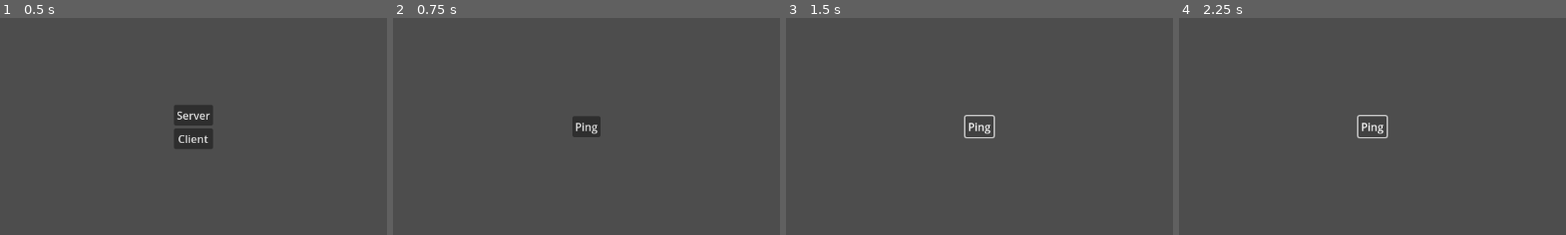
Above: before the commit, frames 1-4 (left to right).
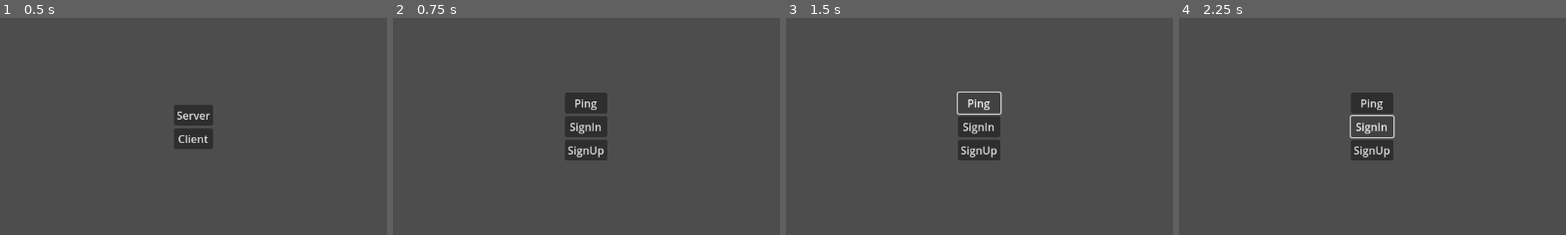
Above: after the commit, the same moments.

Repository: matheusoreis/gmmo
Game: Godot game, scene res://boot.tscn
Same seed, same stepped clock (60 frames per second), same inputs: the game is played once before the commit and once after it.
Inputs (mouse positions are % of the whole screen's width and height, from its top left):
- Up to frame 1 (0.5 s): no input
- Up to frame 2 (0.75 s): click "Client" at 0.5 s
- Up to frame 3 (1.5 s): click "Ping" at 1.25 s
- Up to frame 4 (2.25 s): click (50, 50) at 2 s, where only the run after the commit has a clickable "SignIn"
The pictures show only the part of the screen within x 25-75%, y 25-75%; the shares and areas given below are measured in that part.

Frame 1 is identical in both runs. In frame 2, 2.4% of the frame differs, in the area x 44-56%, y 34-66%; in frame 3, 1.9%; in frame 4, 2.3%.

Commit message:
Pacotes de login e cadastro temporários

Diff:
--- a/client/client.gd
+++ b/client/client.gd
@@ -56,5 +56,20 @@
 	client.disconnect_from_server()
 
 
-func _on_button_pressed() -> void:
+func _on_ping_pressed() -> void:
 	send(Packets.PING, {})
+
+
+func _on_sign_in_pressed() -> void:
+	send(Packets.SIGN_IN, {
+		"username": "matheus",
+		"password": "matheus"
+	})
+
+
+func _on_sign_up_pressed() -> void:
+	send(Packets.SIGN_UP, {
+		"username": "matheus",
+		"password": "matheus",
+		"re_password": "matheus"
+	})
--- a/client/client.tscn
+++ b/client/client.tscn
@@ -1,7 +1,9 @@
-[gd_scene load_steps=3 format=3 uid="uid://dmxnu8fggfre7"]
+[gd_scene load_steps=5 format=3 uid="uid://dmxnu8fggfre7"]
 
 [ext_resource type="Script" uid="uid://dpklkm3laqfd7" path="res://client/client.gd" id="1_6t3qf"]
 [ext_resource type="PackedScene" uid="uid://c82b213k6h3kk" path="res://client/network/handlers/ping/ping.tscn" id="2_gdxsl"]
+[ext_resource type="PackedScene" uid="uid://b81cc6y7lw4ut" path="res://client/network/handlers/sign_in/sign_in.tscn" id="3_7kp2r"]
+[ext_resource type="PackedScene" uid="uid://o476euo87dl1" path="res://client/network/handlers/sign_up/sign_up.tscn" id="4_sjp5b"]
 
 [node name="Client" type="Node"]
 script = ExtResource("1_6t3qf")
@@ -10,6 +12,12 @@
 unique_name_in_owner = true
 
 [node name="Ping" parent="Handlers" node_paths=PackedStringArray("client") instance=ExtResource("2_gdxsl")]
+client = NodePath("../..")
+
+[node name="SignIn" parent="Handlers" node_paths=PackedStringArray("client") instance=ExtResource("3_7kp2r")]
+client = NodePath("../..")
+
+[node name="SignUp" parent="Handlers" node_paths=PackedStringArray("client") instance=ExtResource("4_sjp5b")]
 client = NodePath("../..")
 
 [node name="Manu" type="CanvasLayer" parent="."]
@@ -21,8 +29,21 @@
 grow_horizontal = 2
 grow_vertical = 2
 
-[node name="Button" type="Button" parent="Manu/Center"]
+[node name="VBox" type="VBoxContainer" parent="Manu/Center"]
+layout_mode = 2
+
+[node name="Ping" type="Button" parent="Manu/Center/VBox"]
 layout_mode = 2
 text = "Ping"
 
-[connection signal="pressed" from="Manu/Center/Button" to="." method="_on_button_pressed"]
+[node name="SignIn" type="Button" parent="Manu/Center/VBox"]
+layout_mode = 2
+text = "SignIn"
+
+[node name="SignUp" type="Button" parent="Manu/Center/VBox"]
+layout_mode = 2
+text = "SignUp"
+
+[connection signal="pressed" from="Manu/Center/VBox/Ping" to="." method="_on_ping_pressed"]
+[connection signal="pressed" from="Manu/Center/VBox/SignIn" to="." method="_on_sign_in_pressed"]
+[connection signal="pressed" from="Manu/Center/VBox/SignUp" to="." method="_on_sign_up_pressed"]
--- /dev/null
+++ b/client/network/handlers/sign_in/sign_in.gd
@@ -0,0 +1,23 @@
+extends Node
+
+
+@export var client: Client
+
+
+func _enter_tree() -> void:
+	if not client:
+		return
+
+	client.register_handlers([
+		[Packets.SIGN_IN, _handle_sign_in],
+	])
+
+
+func _handle_sign_in(data: Dictionary) -> void:
+	if data.get("success", false):
+		print("[CLIENT] Login realizado com sucesso!")
+		var account = data.get("account", {})
+		print("ID:", account.get("id", -1))
+		print("Username:", account.get("username", ""))
+	else:
+		print("[CLIENT] Falha no login:", data.get("error", "Desconhecido"))
--- /dev/null
+++ b/client/network/handlers/sign_in/sign_in.tscn
@@ -0,0 +1,6 @@
+[gd_scene load_steps=2 format=3 uid="uid://b81cc6y7lw4ut"]
+
+[ext_resource type="Script" uid="uid://7vy74nesv7t8" path="res://client/network/handlers/sign_in/sign_in.gd" id="1_q20uf"]
+
+[node name="SignIn" type="Node"]
+script = ExtResource("1_q20uf")
--- /dev/null
+++ b/client/network/handlers/sign_up/sign_up.gd
@@ -0,0 +1,23 @@
+extends Node
+
+
+@export var client: Client
+
+
+func _enter_tree() -> void:
+	if not client:
+		return
+
+	client.register_handlers([
+		[Packets.SIGN_UP, _handle_sign_up],
+	])
+
+
+func _handle_sign_up(data: Dictionary) -> void:
+	if data.get("success", false):
+		print("[CLIENT] Cadastro realizado com sucesso!")
+		var account = data.get("account", {})
+		print("ID:", account.get("id", -1))
+		print("Username:", account.get("username", ""))
+	else:
+		print("[CLIENT] Falha no cadastro:", data.get("error", "Desconhecido"))
--- /dev/null
+++ b/client/network/handlers/sign_up/sign_up.tscn
@@ -0,0 +1,6 @@
+[gd_scene load_steps=2 format=3 uid="uid://o476euo87dl1"]
+
+[ext_resource type="Script" uid="uid://bdb85j238tqe3" path="res://client/network/handlers/sign_up/sign_up.gd" id="1_gke3w"]
+
+[node name="SignUp" type="Node"]
+script = ExtResource("1_gke3w")
--- a/server/network/handlers/ping/ping.gd
+++ b/server/network/handlers/ping/ping.gd
@@ -14,4 +14,7 @@
 
 
 func _handle_ping(peer: ENetPacketPeer, _data: Dictionary) -> void:
-	print("Recebendo ping de cliente %d!" % peer.get_instance_id())
+	server.send_to(peer, {
+		"id": Packets.PING,
+		"args": {}
+	})
--- /dev/null
+++ b/server/network/handlers/sign_in/sign_in.gd
@@ -0,0 +1,45 @@
+extends Node
+
+
+@export var server: Server
+
+
+func _enter_tree() -> void:
+	if not server:
+		return
+
+	server.register_handlers([
+		[Packets.SIGN_IN, _handle_sign_in]
+	])
+
+
+func _handle_sign_in(peer: ENetPacketPeer, data: Dictionary) -> void:
+	var username: String = data.get("username", "")
+	var password: String = data.get("password", "")
+
+	var account = null
+	for acc in Database.select_all_accounts():
+		if acc["username"] == username and acc["password"] == password:
+			account = acc
+			break
+
+	if account == null:
+		server.send_to(peer, {
+			"id": Packets.SIGN_IN,
+			"args": {
+				"success": false,
+				"error": "Invalid username or password"
+			}
+		})
+		return
+
+	server.send_to(peer, {
+		"id": Packets.SIGN_IN,
+		"args": {
+			"success": true,
+			"account": {
+				"id": account["id"],
+				"username": account["username"],
+			}
+		}
+	})
--- /dev/null
+++ b/server/network/handlers/sign_in/sign_in.tscn
@@ -0,0 +1,6 @@
+[gd_scene load_steps=2 format=3 uid="uid://bm2xn0mitymrk"]
+
+[ext_resource type="Script" uid="uid://cbjoc54sh4qm3" path="res://server/network/handlers/sign_in/sign_in.gd" id="1_1is6v"]
+
+[node name="SignIn" type="Node"]
+script = ExtResource("1_1is6v")
--- /dev/null
+++ b/server/network/handlers/sign_up/sign_up.gd
@@ -0,0 +1,69 @@
+extends Node
+
+
+@export var server: Server
+
+
+func _enter_tree() -> void:
+	if not server:
+		return
+
+	server.register_handlers([
+		[Packets.SIGN_UP, _handle_sign_up]
+	])
+
+
+func _handle_sign_up(peer: ENetPacketPeer, data: Dictionary) -> void:
+	var username: String = data.get("username", "")
+	var password: String = data.get("password", "")
+	var re_password: String = data.get("re_password", "")
+
+	if username.is_empty() or password.is_empty():
+		server.send_to(peer, {
+			"id": Packets.SIGN_UP,
+			"args": {
+				"success": false,
+				"error": "Username and password are required"
+			}
+		})
+		return
+
+	if password != re_password:
+		server.send_to(peer, {
+			"id": Packets.SIGN_UP,
+			"args": {
+				"success": false,
+				"error": "Passwords do not match"
+			}
+		})
+		return
+
+	for acc in Database.select_all_accounts():
+		if acc["username"] == username:
+			server.send_to(peer, {
+				"id": Packets.SIGN_UP,
+				"args": {
+					"success": false,
+					"error": "Username already exists"
+				}
+			})
+			return
+
+	var new_account = {
+		"username": username,
+		"password": password,
+	}
+	var new_id = Database.insert_account(new_account)
+
+	var account = Database.get_account(new_id)
+
+	server.send_to(peer, {
+		"id": Packets.SIGN_UP,
+		"args": {
+			"success": true,
+			"account": {
+				"id": account["id"],
+				"username": account["username"]
+			}
+		}
+	})
--- /dev/null
+++ b/server/network/handlers/sign_up/sign_up.tscn
@@ -0,0 +1,6 @@
+[gd_scene load_steps=2 format=3 uid="uid://c0u1u3bdff1df"]
+
+[ext_resource type="Script" uid="uid://cccmm4px3hrwv" path="res://server/network/handlers/sign_up/sign_up.gd" id="1_lgnuc"]
+
+[node name="SignUp" type="Node"]
+script = ExtResource("1_lgnuc")
--- a/server/server.tscn
+++ b/server/server.tscn
@@ -1,10 +1,12 @@
-[gd_scene load_steps=6 format=3 uid="uid://2y1pma657yky"]
+[gd_scene load_steps=8 format=3 uid="uid://2y1pma657yky"]
 
 [ext_resource type="Script" uid="uid://dx87dm5qwum7x" path="res://server/server.gd" id="1_pcfvm"]
 [ext_resource type="PackedScene" uid="uid://cbdjw714no2m6" path="res://server/network/handlers/ping/ping.tscn" id="2_0wvpq"]
 [ext_resource type="PackedScene" uid="uid://rdm6ecg1r0xn" path="res://server/modules/account/account.tscn" id="3_87v45"]
 [ext_resource type="PackedScene" uid="uid://d3jdjfex7o3dl" path="res://server/modules/actor/actor.tscn" id="4_it51r"]
 [ext_resource type="PackedScene" uid="uid://hn8lfo4xbik7" path="res://server/modules/map/map.tscn" id="5_c0gbm"]
+[ext_resource type="PackedScene" uid="uid://bm2xn0mitymrk" path="res://server/network/handlers/sign_in/sign_in.tscn" id="6_87v45"]
+[ext_resource type="PackedScene" uid="uid://c0u1u3bdff1df" path="res://server/network/handlers/sign_up/sign_up.tscn" id="7_it51r"]
 
 [node name="Server" type="Node"]
 script = ExtResource("1_pcfvm")
@@ -23,3 +25,9 @@
 
 [node name="Ping" parent="Handlers" node_paths=PackedStringArray("server") instance=ExtResource("2_0wvpq")]
 server = NodePath("../..")
+
+[node name="SignIn" parent="Handlers" node_paths=PackedStringArray("server") instance=ExtResource("6_87v45")]
+server = NodePath("../..")
+
+[node name="SignUp" parent="Handlers" node_paths=PackedStringArray("server") instance=ExtResource("7_it51r")]
+server = NodePath("../..")
Not shown, added: client/network/handlers/sign_in/sign_in.gd.uid
Not shown, added: client/network/handlers/sign_up/sign_up.gd.uid
Not shown, added: server/network/handlers/sign_in/sign_in.gd.uid
Not shown, added: server/network/handlers/sign_up/sign_up.gd.uid
